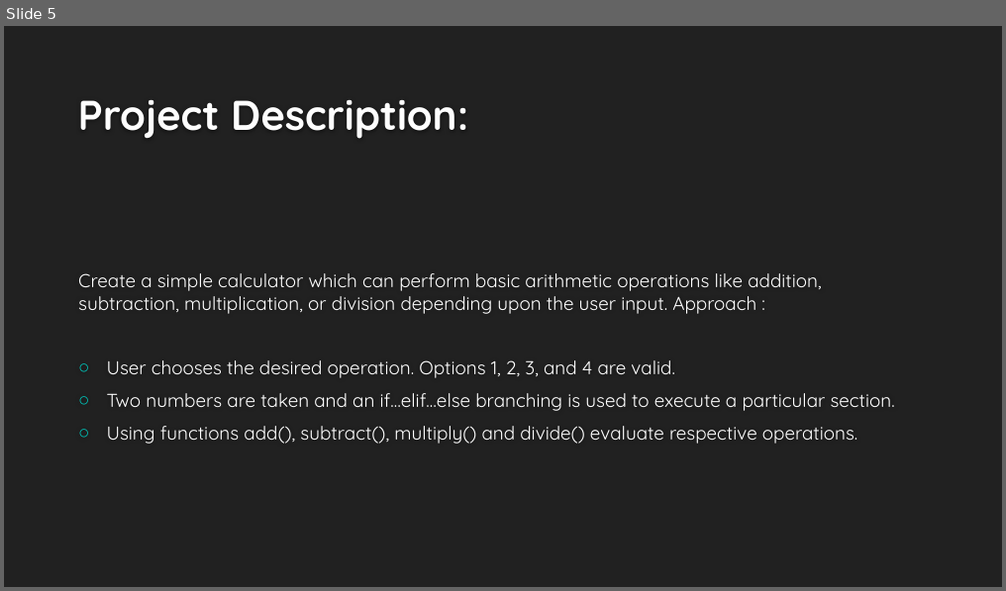
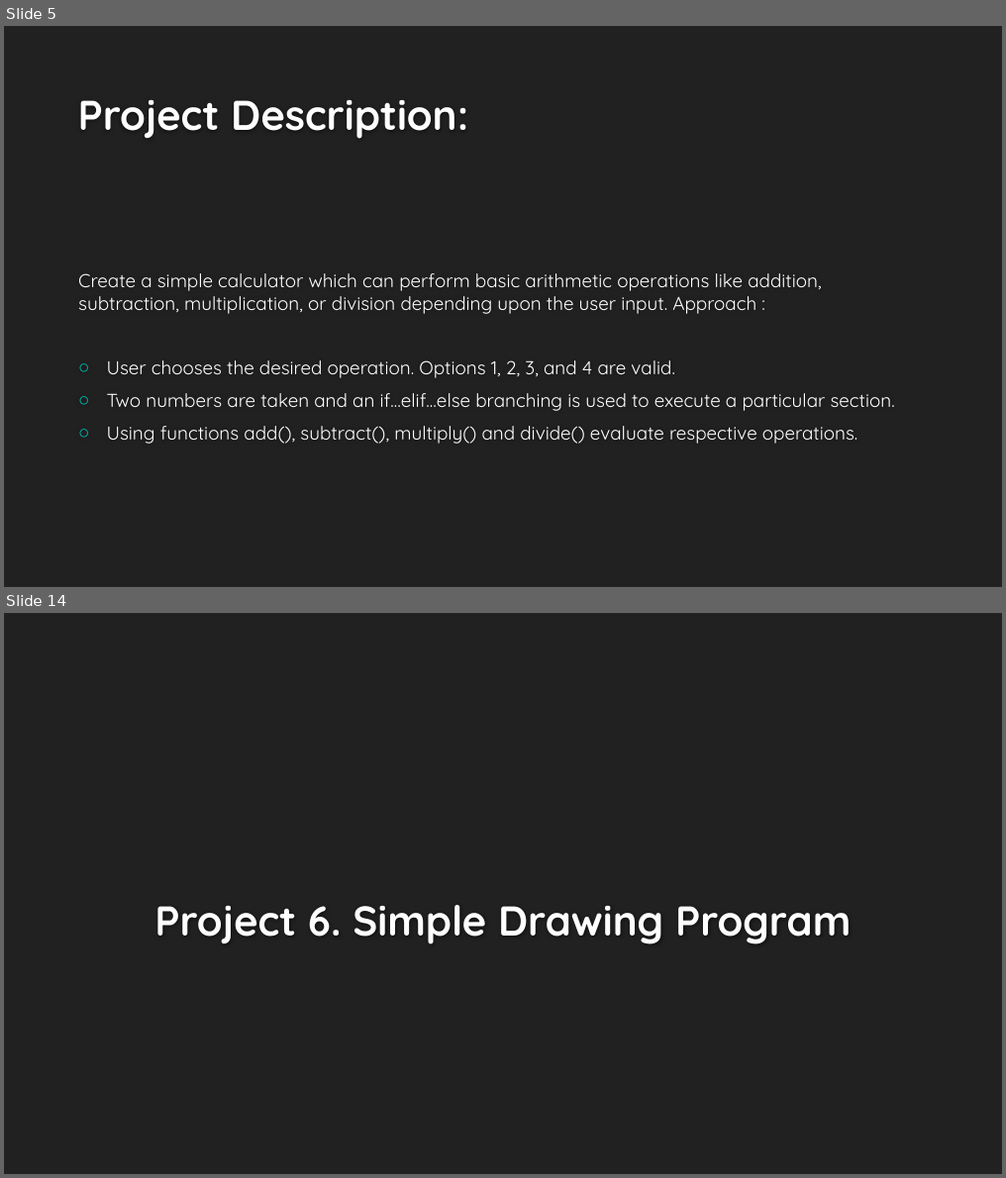
Before and after one commit to Islam-hady9/Programming-Course-using-Python-for-Kids, a slide deck: Lesson 10.pptx. Shown one above the other, each under a label of ours: slide 5 before the commit, slides 5 and 14 after it; the slides between them are not shown. The pictures are 1006x591 and 1006x1178 pixels, drawn with LibreOffice and Linux fonts; fonts in the diff are those of the drawing; background and template pictures are left out. Boxes give left, top, right and bottom in pixels: in the first picture for what was removed or moved away, otherwise in the second. Text is boxed around its words. In the diff, an @@ line names an element or a change of style, - is before the commit and + after.

```diff
--- a/Lesson 10.pptx
+++ b/Lesson 10.pptx
@@ slide 14 added at box(4, 613, 1002, 1174), background #212121 @@
@@ title added at box(154, 905, 850, 945), 40 pt, text #FEFEFE, bold @@
+Project 6. Simple Drawing Program
```
Also in this commit, not shown: 9 other slides added.
